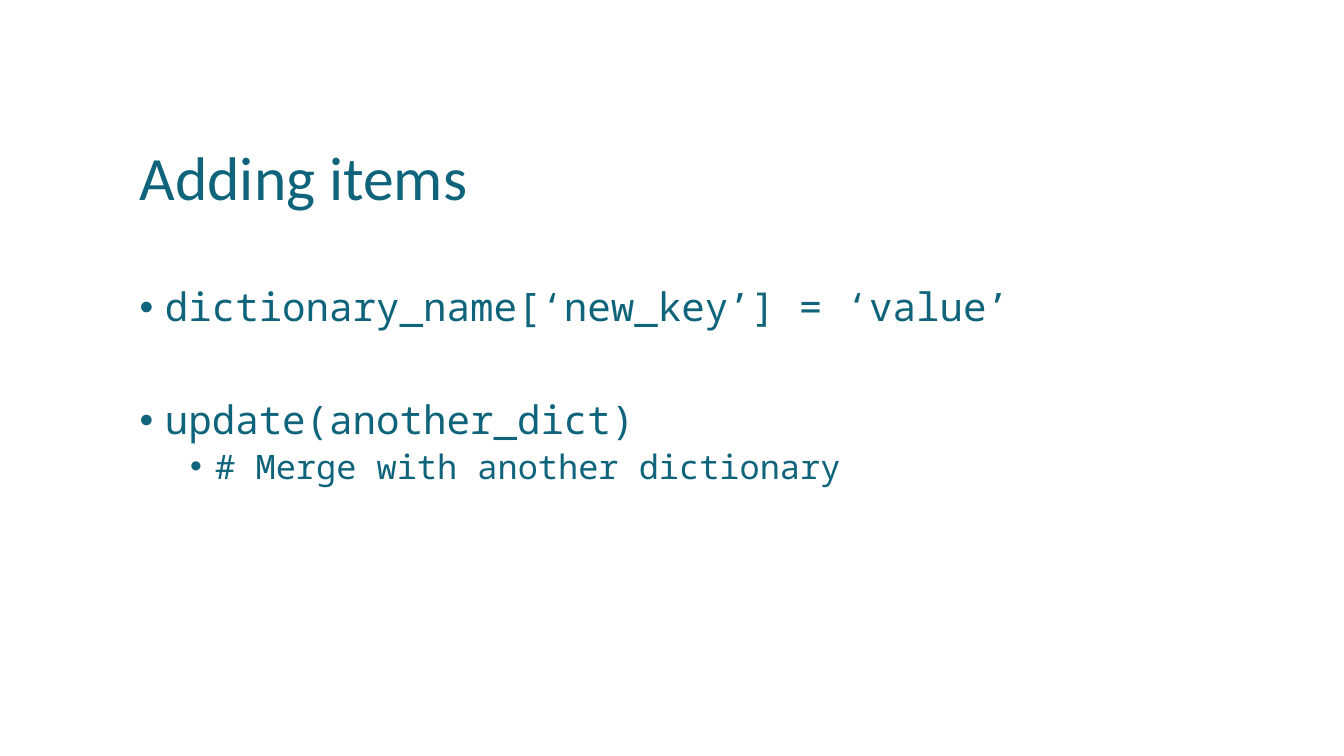
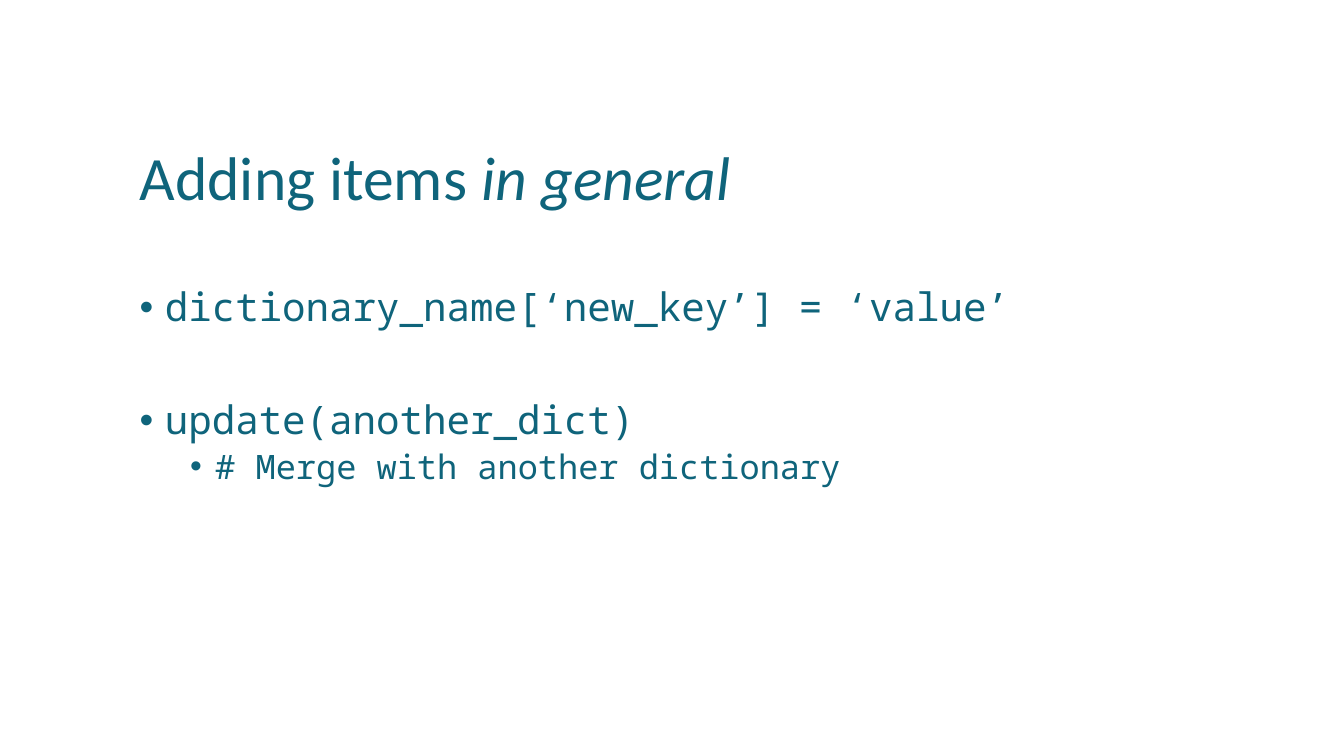
Before and after one commit to uday87j/teach_python, a slide deck: slide 20 of fundamentals/8-Dictionary, Tuple, Range.pptx (slide 9 before the commit). Drawn at 1344x756 pixels with LibreOffice and Linux fonts; fonts in the diff are those of the drawing. Boxes give left, top, right and bottom in pixels: in the first picture for what was removed or moved away, otherwise in the second. Text is boxed around its words. In the diff, an @@ line names an element or a change of style, - is before the commit and + after.

```diff
--- a/fundamentals/8-Dictionary, Tuple, Range.pptx
+++ b/fundamentals/8-Dictionary, Tuple, Range.pptx
@@ title at [140, 157, 730, 211]: text changed @@
-Adding items
+Adding items in general
```
Also in this commit, not shown: 4 other slides changed, 8 slides added, 1 other file.
